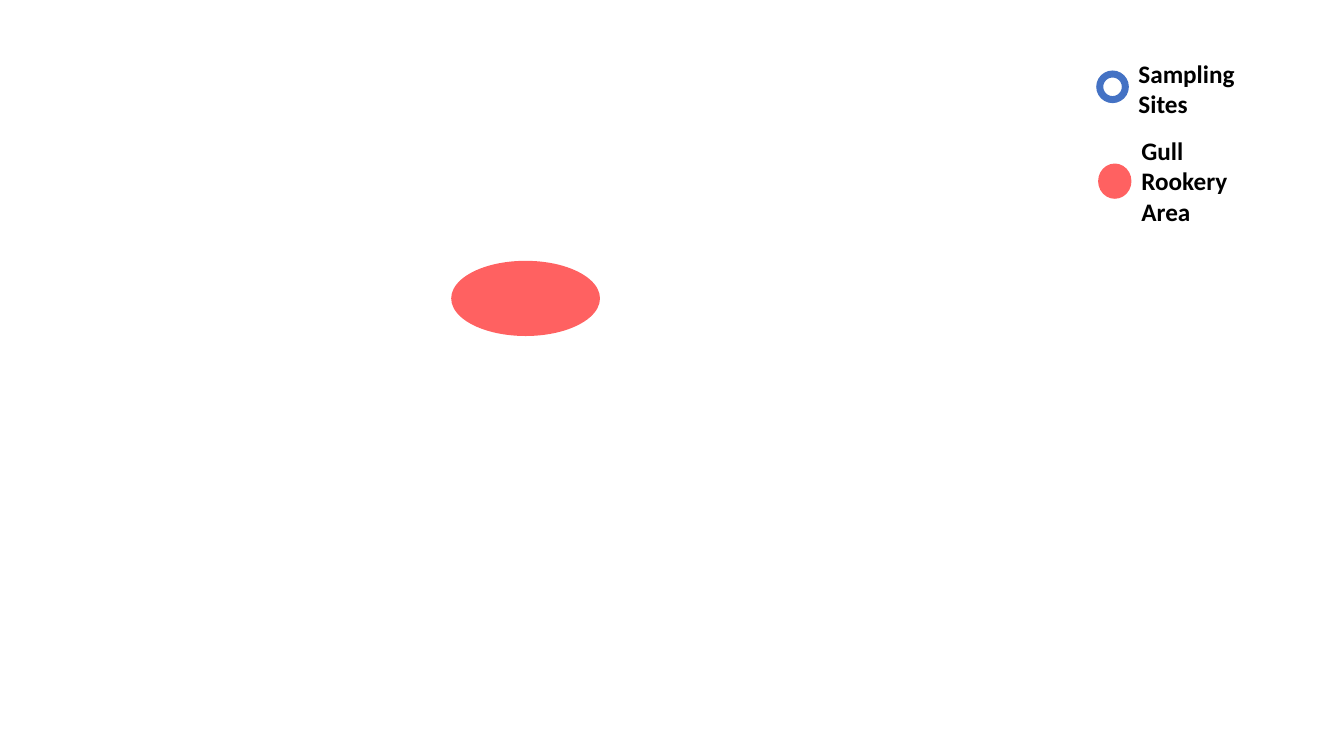
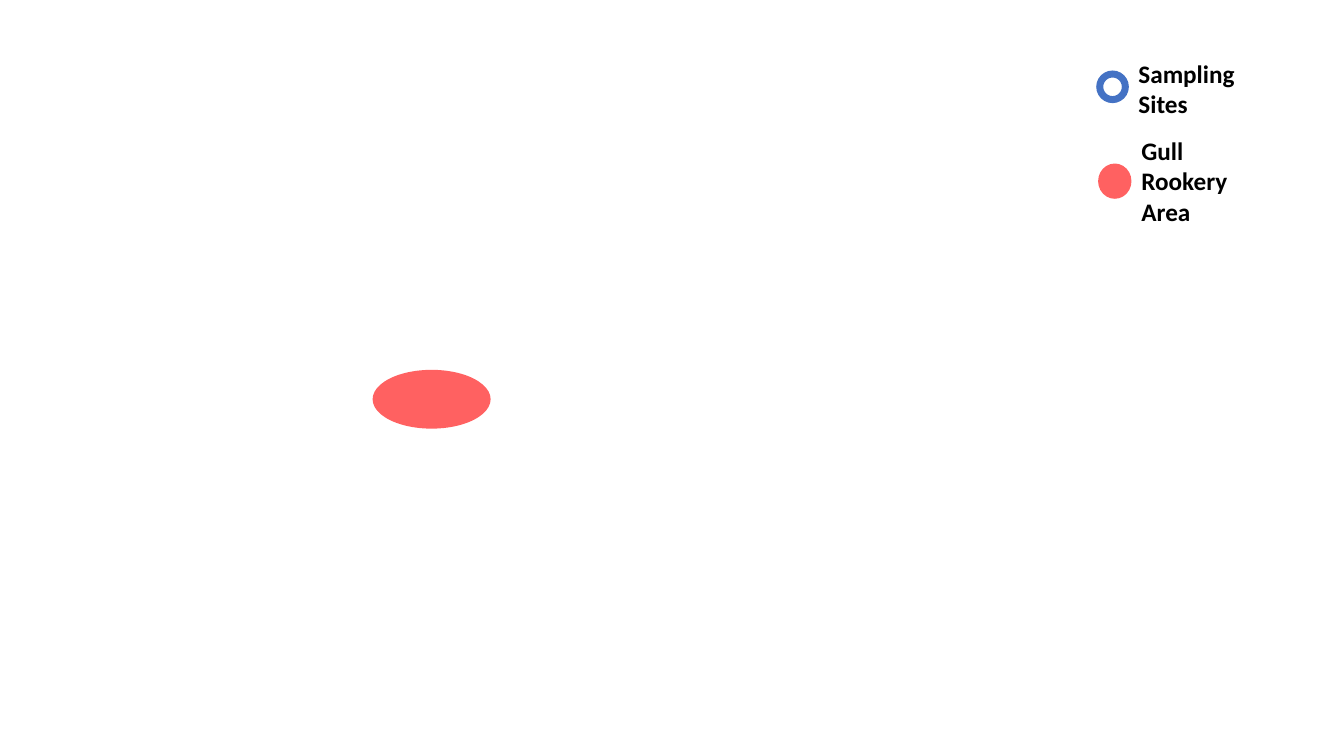
Before and after one commit to Kenai-Watershed-Forum/KWF_Beach_Sampling_2019_2020, a slide deck: slide 1 of documents/Data_Tables_Figures/map_2020.pptx. Drawn at 1344x756 pixels with LibreOffice and Linux fonts; fonts in the diff are those of the drawing; background and template pictures are left out. Boxes give left, top, right and bottom in pixels: in the first picture for what was removed or moved away, otherwise in the second. Text is boxed around its words. In the diff, an @@ line names an element or a change of style, - is before the commit and + after.

```diff
--- a/documents/Data_Tables_Figures/map_2020.pptx
+++ b/documents/Data_Tables_Figures/map_2020.pptx
@@ ellipse: place and size @@
-ellipse at box(452, 261, 601, 337)
+ellipse at box(373, 370, 491, 429)
```
Also in this commit, not shown: 19 other files.
